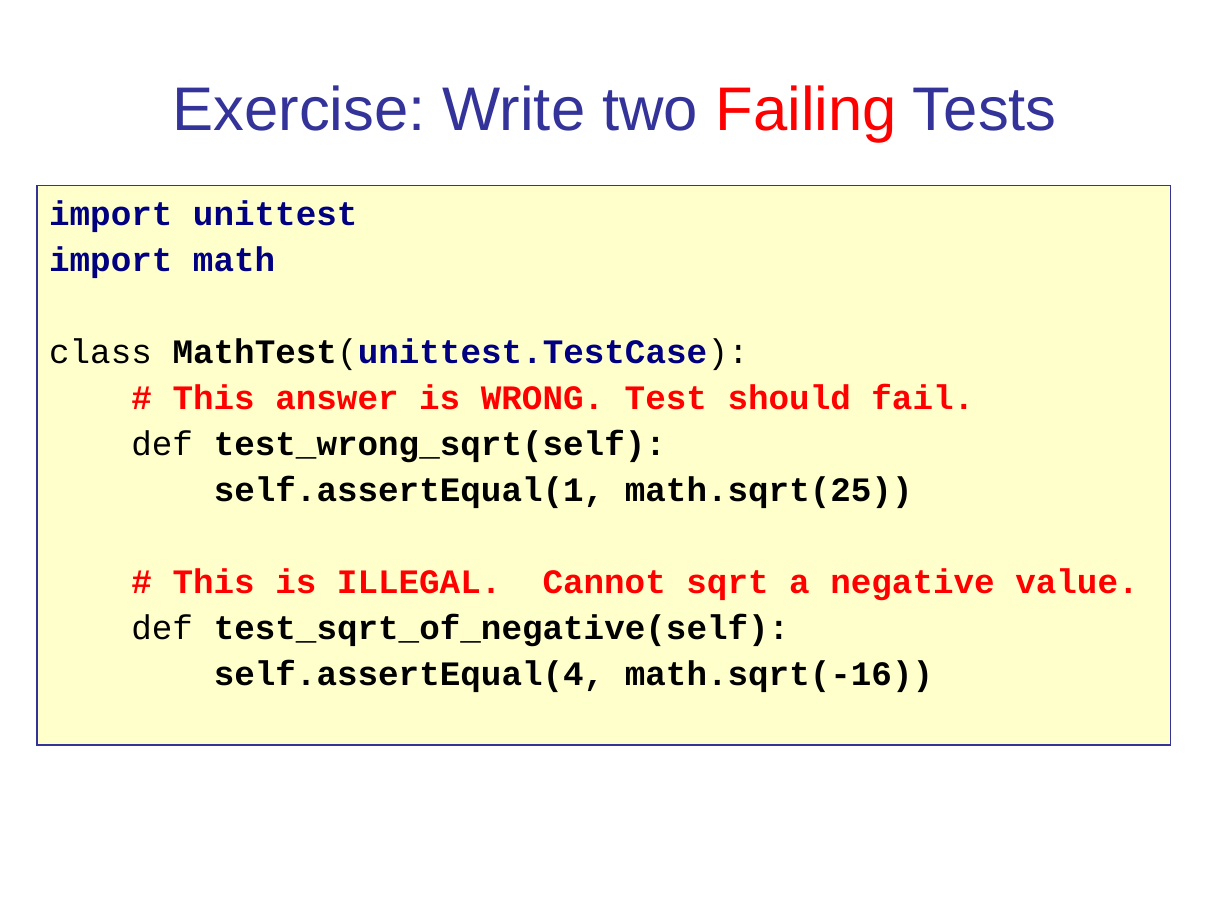
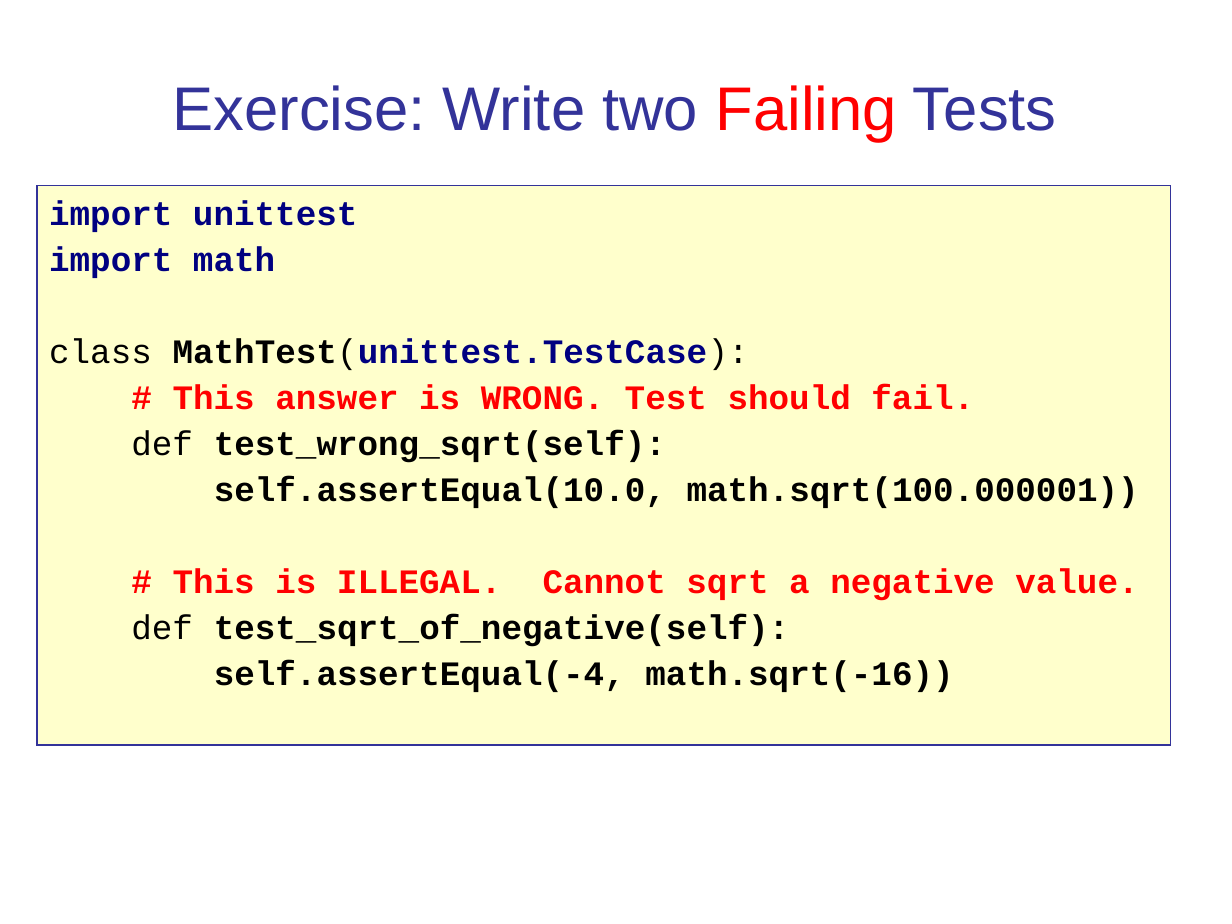
Before and after one commit to cpske/ISP, a slide deck: slide 10 of testing/PythonUnitTesting.ppt. Drawn at 1232x924 pixels with LibreOffice and Linux fonts; fonts in the diff are those of the drawing. Boxes give left, top, right and bottom in pixels: in the first picture for what was removed or moved away, otherwise in the second. Text is boxed around its words. In the diff, an @@ line names an element or a change of style, - is before the commit and + after.

```diff
--- a/testing/PythonUnitTesting.ppt
+++ b/testing/PythonUnitTesting.ppt
@@ text in rectangle at <box>214,476,1139,508</box>: text changed @@
-self.assertEqual(1, math.sqrt(25))
+self.assertEqual(10.0, math.sqrt(100.000001))
@@ text in rectangle at <box>214,660,953,692</box>: text changed @@
-self.assertEqual(4, math.sqrt(-16))
+self.assertEqual(-4, math.sqrt(-16))
```
Also in this commit, not shown: 22 other slides changed, 1 slide added, 4 other files.
